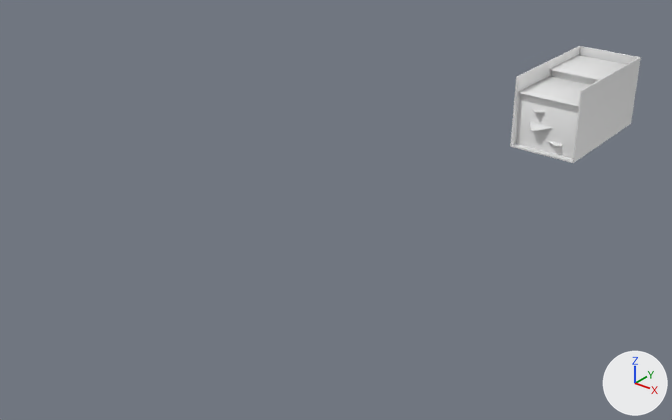
The FBX model Assets/Art/Models/Box/Box_Cheese.fbx, before and after one commit.
Both versions are drawn from a camera (50 mm lens) standing at (0.512, -1.184, 0.482) and looking at (-0.098, -0.421, 0.009). Arrows for +X, +Y and +Z are at lower right; the lights stay in place.

Objects in the first picture: 'Box_Cheese'.
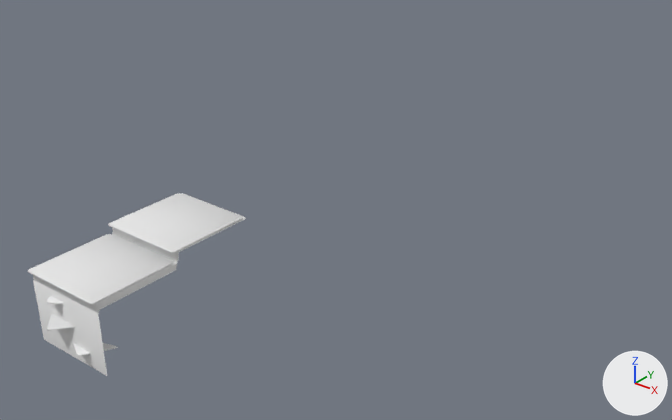
Scene script edits in JSON lines:
```json
{"block": "me_cube_002", "where": "me_cube_002.from_pydata(...)  # 210 vertices, 151 faces; spans x -0.047..0.047, y -0.103..0.09, z 0.0..0.1"}
{"block": "me_cube_002", "where": "# used by ob_box_cheese; location = (0.0, 0.0, 0.0)"}
{"block": "me_cube_002", "change": "me_cube_002 part 1: the loose piece of 16 vertices spanning x -0.047..0.047, y -0.1..0.09, z 0.0..0.1 is deleted"}
{"op": "remove", "block": "me_cube_002", "code": "me_cube_002.materials.append(mat_box)  # white #e7e7e7"}
{"op": "set", "path": "ob_box_cheese.location", "old": "(0.0, 0.0, 0.0)", "new": "(-0.1, -0.7, 0.0)"}
```

Pixel boxes (x1, y1, x2, y2) of what changed, in the pictures (672 x 420 px):
```json
{"object": "Box_Cheese", "change": "reshaped, moved", "before": [510, 46, 641, 163], "after": [27, 193, 246, 376], "on screen": "67% wider, 56% taller"}
{"part": 1, "of": "me_cube_002", "change": "deleted", "before": [510, 46, 641, 163]}
```
